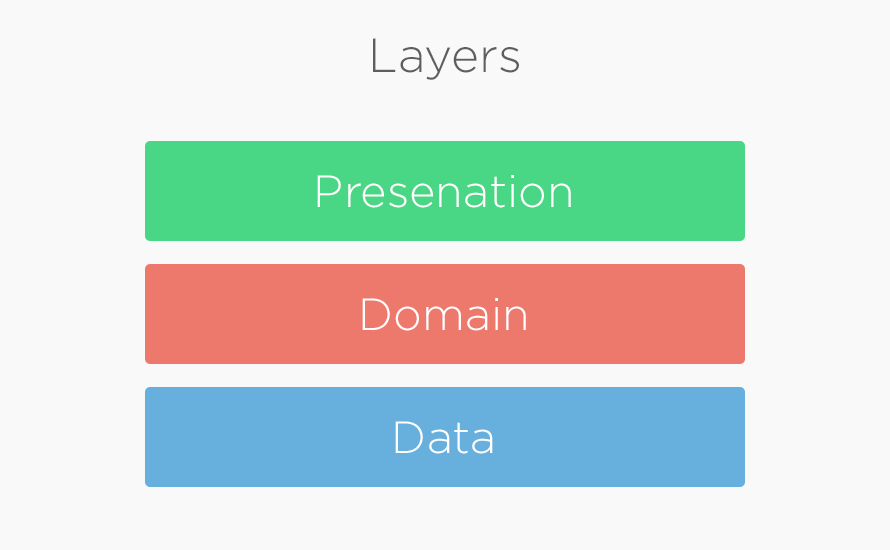
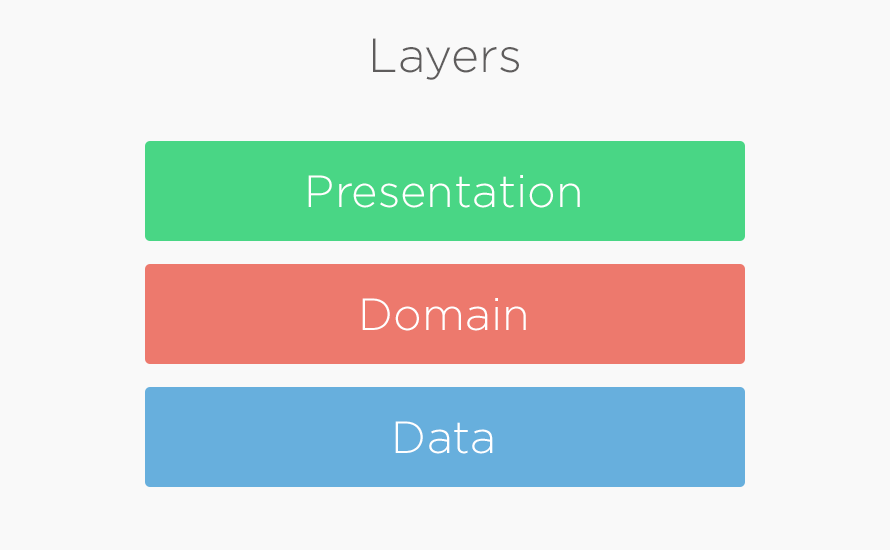
Revision of a layered 890x550 image; what changed, layer by layer:
renamed "Presenation" to "Presentation", painted on it over bbox(308, 175, 580, 208)
